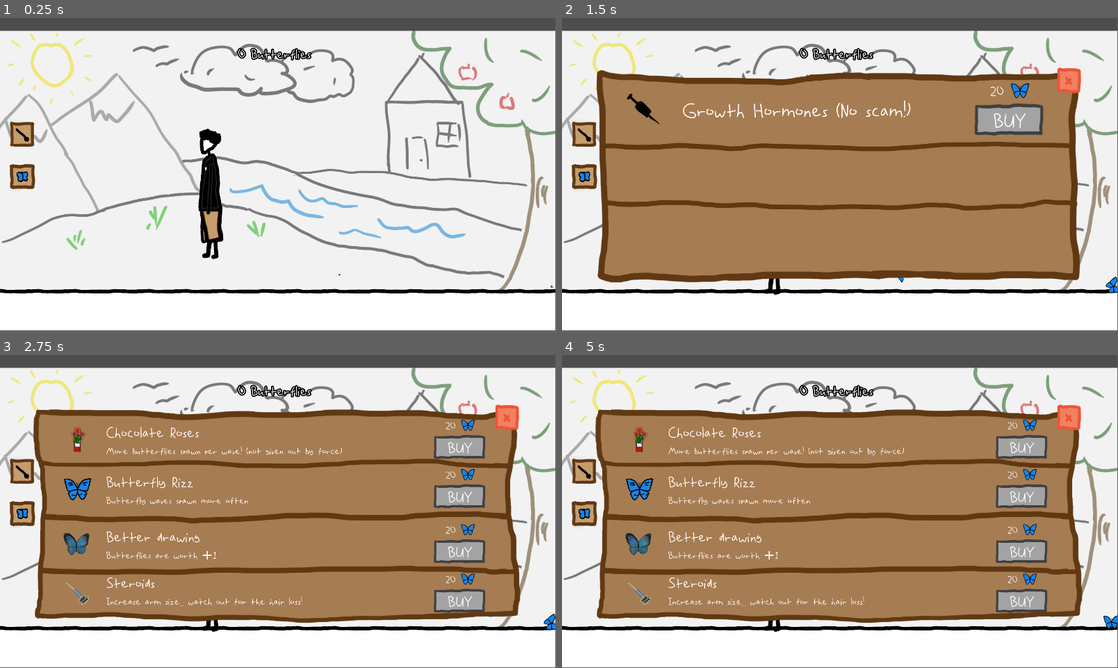
Above: before the commit, frames 1-4 (two rows, left to right).
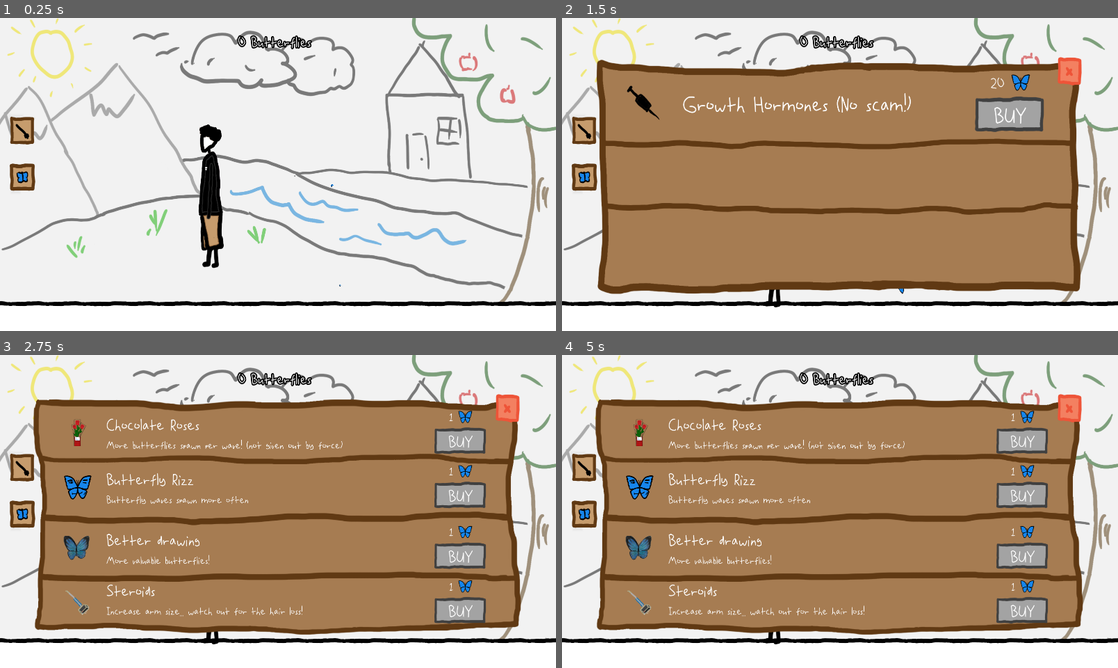
Above: after the commit, the same moments.

Repository: Wish-Granted/Godot-1st-Anniversary-Game
Game: Godot game, scene res://internal/butterflies/Scenes/game_butterfly.tscn
The game is run twice, just before and just after one commit, with the same random seed, the same clock (stepped at 60 frames per second) and the same inputs.
Inputs (mouse positions are in pixels of both pictures, inside the frame that each line leads up to; where the layout moved, square brackets give the same spot in the first picture):
- Up to frame 1 (0.25 s): no input
- Up to frame 2 (1.5 s): click (584, 136) [584, 140] at 0.5 s; click "BUY" at 1.25 s
- Up to frame 3 (2.75 s): click (22, 514) at 2 s
- Up to frame 4 (5 s): click (645, 602) [645, 592] at 2.75 s; click "BUY" at 3.5 s; click (645, 602) [645, 592] at 4.25 s
The window is 799x449 before the commit and 800x450 after it. Grey fills any space a smaller window leaves; there, only what the larger window draws over its background counts as a difference.

The runs differ from the first frame. In frame 1, 20% of the frame differs, in the area x 0-100%, y 0-93%; in frame 2, 26%; in frame 3, 30%; in frame 4, 30%.

Commit message:
Add chocolate rose spawner & butterfly upgrades
Introduce a Chocolate Rose spawner (scene + script) and integrate it into the main game scene. Add butterfly variation support and spawning logic (rizz, improved, dylan, basic variants) in butterfly_spawner, plus an update_max_butterflies helper. Update butterfly.gd to play the correct variation animation on ready. Refactor the shop to use a unified shop_elements mapping, add buy_item handling to apply purchases (spawn roses, increase butterfly counts, adjust spawn chances/timers), wire upgrade buy button connections, and reduce displayed butterfly upgrade costs for testing. Other tweaks: player arm sprite scales for higher arm levels, score_bar label sizing/alignment, camera zoom adjustment, and set project window stretch mode to viewport. Files changed include scenes, scripts, and project.godot.

Diff:
--- a/internal/butterflies/Scenes/butterfly.tscn
+++ b/internal/butterflies/Scenes/butterfly.tscn
@@ -130,7 +130,7 @@
 "texture": SubResource("AtlasTexture_sb6d8")
 }],
 "loop": true,
-"name": &"francia_flapping",
+"name": &"improved_flapping",
 "speed": 7.0
 }, {
 "frames": [{
@@ -138,7 +138,7 @@
 "texture": SubResource("AtlasTexture_vi683")
 }],
 "loop": true,
-"name": &"francia_idle",
+"name": &"improved_idle",
 "speed": 5.0
 }, {
 "frames": [{
@@ -149,7 +149,7 @@
 "texture": SubResource("AtlasTexture_mul1g")
 }],
 "loop": true,
-"name": &"francia_rizz_flapping",
+"name": &"improved_rizz_flapping",
 "speed": 7.0
 }, {
 "frames": [{
@@ -157,7 +157,7 @@
 "texture": SubResource("AtlasTexture_fqkjv")
 }],
 "loop": true,
-"name": &"francia_rizz_idle",
+"name": &"improved_rizz_idle",
 "speed": 5.0
 }]
 
@@ -181,7 +181,7 @@
 
 [node name="AnimatedSprite2D" type="AnimatedSprite2D" parent="CollisionPolygon2D" unique_id=1560919267]
 sprite_frames = SubResource("SpriteFrames_l48ao")
-animation = &"dylan_idle"
+animation = &"improved_idle"
 autoplay = "basic_idle"
 
 [node name="RayCast2D" type="RayCast2D" parent="." unique_id=1758540208]
--- /dev/null
+++ b/internal/butterflies/Scenes/chocolate_rose_spawner.tscn
@@ -0,0 +1,14 @@
+[gd_scene format=3 uid="uid://bpa4bxlwps78j"]
+
+[ext_resource type="Script" uid="uid://eoke74xnq64g" path="res://internal/butterflies/Scripts/chocolate_rose_spawner.gd" id="1_bg2na"]
+[ext_resource type="Texture2D" uid="uid://cdc5elds5sole" path="res://internal/butterflies/Assests/chocolate_rose.png" id="2_xc0bh"]
+
+[node name="Chocolate Rose Spawner" type="Node2D" unique_id=413163488]
+script = ExtResource("1_bg2na")
+width = 1920
+
+[node name="chocolate_rose_0" type="Sprite2D" parent="." unique_id=1146753272]
+visible = false
+position = Vector2(0, 10)
+texture = ExtResource("2_xc0bh")
+offset = Vector2(5, -59)
--- a/internal/butterflies/Scenes/game_butterfly.tscn
+++ b/internal/butterflies/Scenes/game_butterfly.tscn
@@ -6,6 +6,7 @@
 [ext_resource type="PackedScene" uid="uid://is6ymvvqhg6a" path="res://internal/butterflies/Scenes/player.tscn" id="3_pyjba"]
 [ext_resource type="PackedScene" uid="uid://famicpuqvygt" path="res://internal/butterflies/Scenes/butterfly_spawner.tscn" id="4_t182p"]
 [ext_resource type="PackedScene" uid="uid://05ko2r1kk5rh" path="res://internal/butterflies/Scenes/score_bar.tscn" id="6_pyjba"]
+[ext_resource type="PackedScene" uid="uid://bpa4bxlwps78j" path="res://internal/butterflies/Scenes/chocolate_rose_spawner.tscn" id="7_roiwj"]
 [ext_resource type="PackedScene" uid="uid://blig6d54h7h7i" path="res://internal/butterflies/Scenes/shop_buttons.tscn" id="7_t182p"]
 [ext_resource type="PackedScene" uid="uid://cwashti8qbil8" path="res://internal/butterflies/Scenes/shop.tscn" id="8_m5ffy"]
 [ext_resource type="PackedScene" uid="uid://cmsfisy7udl8c" path="res://internal/butterflies/Scenes/close_uis.tscn" id="9_8lbuh"]
@@ -117,6 +118,9 @@
 position = Vector2(0, 500)
 shape = SubResource("WorldBoundaryShape2D_8lbuh")
 
+[node name="Chocolate Rose Spawner" parent="." unique_id=413163488 instance=ExtResource("7_roiwj")]
+position = Vector2(0, 400)
+
 [node name="TileMapLayer" type="TileMapLayer" parent="." unique_id=386802069]
 scale = Vector2(0.5, 0.5)
 tile_map_data = PackedByteArray("AAD4/wMAAAAEAAAAAAD4/wQAAAAJAAAAAAD5/wMAAAAEAAAAAAD5/wQAAAAJAAAAAAD6/wMAAAAEAAAAAAD6/w …(784 unchanged characters)…
@@ -129,6 +133,7 @@
 position = Vector2(-960, -495)
 
 [node name="Camera2D" type="Camera2D" parent="." unique_id=1183530398]
+zoom = Vector2(1, 1.1)
 
 [node name="Score_Bar" parent="." unique_id=1088130321 instance=ExtResource("6_pyjba")]
 offset_left = -136.0
--- a/internal/butterflies/Scenes/score_bar.tscn
+++ b/internal/butterflies/Scenes/score_bar.tscn
@@ -22,9 +22,11 @@
 script = ExtResource("1_n4rab")
 
 [node name="Butterfly_Counter_Label" type="Label" parent="." unique_id=467470541]
+custom_minimum_size = Vector2(360, 0)
 layout_mode = 2
 text = " Butterflies "
 label_settings = SubResource("LabelSettings_ko2g4")
+horizontal_alignment = 1
 
 [node name="Butterfly_Display" type="HBoxContainer" parent="." unique_id=1813896316]
 layout_mode = 2
--- a/internal/butterflies/Scenes/shop.tscn
+++ b/internal/butterflies/Scenes/shop.tscn
@@ -322,7 +322,7 @@
 
 [node name="Cost" type="Label" parent="Shop Butterfly/Upgrade1/CostBuy/HBoxContainer" unique_id=580526886]
 layout_mode = 2
-text = "20 "
+text = "1 "
 label_settings = SubResource("LabelSettings_bpve2")
 horizontal_alignment = 1
 
@@ -389,7 +389,7 @@
 
 [node name="Cost" type="Label" parent="Shop Butterfly/Upgrade2/CostBuy/HBoxContainer" unique_id=2019295367]
 layout_mode = 2
-text = "20 "
+text = "1 "
 label_settings = SubResource("LabelSettings_bpve2")
 horizontal_alignment = 1
 
@@ -443,7 +443,7 @@
 [node name="Description" type="Label" parent="Shop Butterfly/Upgrade3/VBoxContainer" unique_id=1643280150]
 layout_mode = 2
 size_flags_vertical = 2
-text = "Butterflies are worth +1"
+text = "More valuable butterflies!"
 label_settings = SubResource("LabelSettings_gnrr2")
 
 [node name="Label" type="Button" parent="Shop Butterfly/Upgrade3" unique_id=1112717899]
@@ -468,7 +468,7 @@
 
 [node name="Cost" type="Label" parent="Shop Butterfly/Upgrade3/CostBuy/HBoxContainer" unique_id=1960933992]
 layout_mode = 2
-text = "20 "
+text = "1 "
 label_settings = SubResource("LabelSettings_bpve2")
 horizontal_alignment = 1
 
@@ -534,7 +534,7 @@
 
 [node name="Cost" type="Label" parent="Shop Butterfly/Upgrade4/CostBuy/HBoxContainer" unique_id=1230325541]
 layout_mode = 2
-text = "20 "
+text = "1 "
 label_settings = SubResource("LabelSettings_bpve2")
 horizontal_alignment = 1
 
@@ -578,4 +578,7 @@
 [connection signal="pressed" from="Shop Arm/Arm1/CostBuy/Buy_Button" to="." method="_on_arm1_buy_button_pressed"]
 [connection signal="pressed" from="Shop Arm/Arm2/CostBuy/Buy_Button" to="." method="_on_arm2_buy_button_pressed"]
 [connection signal="pressed" from="Shop Arm/Arm3/CostBuy/Buy_Button" to="." method="_on_arm3_buy_button_pressed"]
+[connection signal="pressed" from="Shop Butterfly/Upgrade1/CostBuy/Buy_Button" to="." method="_on_upgrade1_buy_button_pressed"]
+[connection signal="pressed" from="Shop Butterfly/Upgrade2/CostBuy/Buy_Button" to="." method="_on_upgrade2_buy_button_pressed"]
+[connection signal="pressed" from="Shop Butterfly/Upgrade3/CostBuy/Buy_Button" to="." method="_on_upgrade3_buy_button_pressed"]
 [connection signal="pressed" from="Close Button" to="." method="_on_close_button_pressed"]
--- a/internal/butterflies/Scripts/butterfly.gd
+++ b/internal/butterflies/Scripts/butterfly.gd
@@ -27,8 +27,11 @@
 var rotation_timeout = false
 
 var butterfly_variation := "basic"
+# basic, basic_rizz, improved, improved_rizz, dylan
 
 func _ready() -> void:
+	sprite_butterfly.play("%s_idle" %butterfly_variation)
+
 	collision_polygon.scale = Vector2(0,0)
 	var size = randf_range(min_size, max_size)
 	var size_tween = collision_polygon.create_tween()
@@ -36,7 +39,6 @@
 	size_tween.tween_property(collision_polygon, "scale", Vector2(size, size), 1.5)
 	size_tween.tween_callback(func(): do_idle())
 	print_if_debug("butterfly_size: ", snappedf(size,0.01))
-	#collision_polygon.scale = Vector2(size, size)
 
 func _physics_process(delta: float) -> void:
 	#if doing nothing
--- a/internal/butterflies/Scripts/butterfly_spawner.gd
+++ b/internal/butterflies/Scripts/butterfly_spawner.gd
@@ -8,11 +8,14 @@
 @onready var butterflies = $Butterflies
 @onready var wave_timer = $"Wave Timer"
 
-var total_alive_butterflies = 0
-var total_butterflies_spawned = 0
+var total_alive_butterflies := 0
+var total_butterflies_spawned := 0
 var time_between_waves := 5
 var number_of_butterflies_each_wave := 2
 var max_butterflies = number_of_butterflies_each_wave * 5
+
+var rizz_butterfly_chance := 0.0
+var improved_butterfly_chance := 0.0
 
 func _ready() -> void:
 	debug_border.clear_points()
@@ -37,6 +40,30 @@
 		new_butterfly.position = spawn_position
 		new_butterfly.rotation_degrees = randi_range(0,360)
 		new_butterfly.visible = false
+
+		var rizz: bool
+		var improved: bool
+		var dylan: bool
+
+		if randi_range(0,1) < rizz_butterfly_chance: # eg change is 0.1
+			rizz = true
+		if randi_range(0,1) < improved_butterfly_chance:
+			improved = true
+		if randi_range(0,1) < 0.01:
+			dylan = true
+
+		if not rizz and not improved:
+			new_butterfly.butterfly_variation = "basic"
+		elif rizz and not improved:
+			new_butterfly.butterfly_variation = "basic_rizz"
+		elif not rizz and improved:
+			new_butterfly.butterfly_variation = "improved"
+		elif rizz and improved and not dylan:
+			new_butterfly.butterfly_variation = "improved_rizz"
+		elif rizz and improved and dylan:
+			new_butterfly.butterfly_variation = "dylan"
+
+
 		new_butterflies.append(new_butterfly)
 		butterflies.add_child(new_butterfly)
 		total_butterflies_spawned += 1
@@ -51,3 +78,6 @@
 	wave_timer.start()
 	await wave_timer.timeout
 	do_wave_loop()
+
+func update_max_butterflies():
+	max_butterflies = number_of_butterflies_each_wave * 5
--- /dev/null
+++ b/internal/butterflies/Scripts/chocolate_rose_spawner.gd
@@ -0,0 +1,23 @@
+extends Node2D
+
+@export var width : int
+
+@onready var chocolate_rose_0 = $chocolate_rose_0
+
+var total_roses := 0
+
+func add_new_rose():
+	total_roses += 1
+	var new_rose = chocolate_rose_0.duplicate(true)
+
+	var x_offset = randi_range(-960, 960)
+	var new_rotation = randi_range(-20, 20)
+	var new_size = randf_range(0.5,1.0)
+
+	new_rose.name = "chocolate_rose_" + str(total_roses)
+	new_rose.position.x = x_offset
+	new_rose.rotation_degrees = new_rotation
+	new_rose.scale = Vector2(new_size, new_size)
+	new_rose.visible = true
+
+	self.add_child(new_rose)
--- a/internal/butterflies/Scripts/player.gd
+++ b/internal/butterflies/Scripts/player.gd
@@ -78,5 +78,7 @@
 
 func update_arm_sprite(new_arm_level: int) -> void:
 	arm_level = new_arm_level
+	if arm_level >= 2:
+		sprite_arm.scale = Vector2(1,1.5)
 	sprite_arm.play("arm_%s" %arm_level)
 	animation_player_arm_collision.play("arm_%s" %arm_level)
--- a/internal/butterflies/Scripts/shop.gd
+++ b/internal/butterflies/Scripts/shop.gd
@@ -6,6 +6,9 @@
 @onready var score_bar = $"../Score_Bar"
 
 @onready var player = $"../Player"
+
+@onready var chocolate_rose_spawner = $"../Chocolate Rose Spawner"
+@onready var butterfly_spawner = $"../Butterfly Spawner"
 
 const shop_arm_bg = preload("res://internal/butterflies/Assests/Shop/Shop BG Arm.png")
 const shop_butterfly_bg = preload("res://internal/butterflies/Assests/Shop/Shop BG Butterfly.png")
@@ -19,6 +22,7 @@
 	shop_elements = {
 	"arm": {
 		"1": {
+			"id"          : "arm1",
 			"container"   : $"Shop Arm/Arm1",
 			"icon"        : $"Shop Arm/Arm1/Icon",
 			"cost_and_buy": $"Shop Arm/Arm1/CostBuy",
@@ -26,6 +30,7 @@
 			"buy_button"  : $"Shop Arm/Arm1/CostBuy/Buy_Button"
 		},
 		"2": {
+			"id"          : "arm2",
 			"container"   : $"Shop Arm/Arm2",
 			"icon"        : $"Shop Arm/Arm2/Icon",
 			"cost_and_buy": $"Shop Arm/Arm2/CostBuy",
@@ -33,6 +38,7 @@
 			"buy_button"  : $"Shop Arm/Arm2/CostBuy/Buy_Button"
 		},
 		"3": {
+			"id"          : "arm3",
 			"container"   : $"Shop Arm/Arm3",
 			"icon"        : $"Shop Arm/Arm3/Icon",
 			"cost_and_buy": $"Shop Arm/Arm3/CostBuy",
@@ -41,26 +47,37 @@
 		}
 	},
 	"butterfly": {
-		"upgrade1": {
+		"1": {
+			"id"          : "butterfly1",
 			"container"   : $"Shop Butterfly/Upgrade1",
 			"icon"        : $"Shop Butterfly/Upgrade1/Icon",
 			"cost_and_buy": $"Shop Butterfly/Upgrade1/CostBuy",
 			"cost"        : $"Shop Butterfly/Upgrade1/CostBuy/HBoxContainer/Cost",
 			"buy_button"  : $"Shop Butterfly/Upgrade1/CostBuy/Buy_Button"
 		},
-		"upgrade2": {
+		"2": {
+			"id"          : "butterfly2",
 			"container"   : $"Shop Butterfly/Upgrade2",
 			"icon"        : $"Shop Butterfly/Upgrade2/Icon",
 			"cost_and_buy": $"Shop Butterfly/Upgrade2/CostBuy",
 			"cost"        : $"Shop Butterfly/Upgrade2/CostBuy/HBoxContainer/Cost",
 			"buy_button"  : $"Shop Butterfly/Upgrade2/CostBuy/Buy_Button"
 		},
-		"upgrade3": {
+		"3": {
+			"id"          : "butterfly3",
 			"container"   : $"Shop Butterfly/Upgrade3",
 			"icon"        : $"Shop Butterfly/Upgrade3/Icon",
 			"cost_and_buy": $"Shop Butterfly/Upgrade3/CostBuy",
 			"cost"        : $"Shop Butterfly/Upgrade3/CostBuy/HBoxContainer/Cost",
 			"buy_button"  : $"Shop Butterfly/Upgrade3/CostBuy/Buy_Button"
+		},
+		"4": {
+			"id"          : "butterfly4",
+			"container"   : $"Shop Butterfly/Upgrade4",
+			"icon"        : $"Shop Butterfly/Upgrade4/Icon",
+			"cost_and_buy": $"Shop Butterfly/Upgrade4/CostBuy",
+			"cost"        : $"Shop Butterfly/Upgrade4/CostBuy/HBoxContainer/Cost",
+			"buy_button"  : $"Shop Butterfly/Upgrade4/CostBuy/Buy_Button"
 		}
 	}
 }
@@ -117,20 +134,42 @@
 		else:
 			set_shader(shop_item["buy_button"], true)
 
+func buy_item(upgrade: Dictionary) -> void:
+	#upgrade should be as shop_elements[shop][upgrade_number]
+	var cost = int(upgrade["cost"].text)
+	if score_bar.current_butterfly_count >= cost:
+		score_bar.update_score(cost*-1)
+		if "arm" in upgrade["id"]:
+			player.update_arm_sprite(int(str(upgrade["id"]).get_slice("arm", 1)))
+			update_shop("arm")
+		elif "butterfly" in upgrade["id"]:
+			if upgrade["id"] == "butterfly1":
+				chocolate_rose_spawner.add_new_rose()
+				butterfly_spawner.number_of_butterflies_each_wave += 100
+				butterfly_spawner.update_max_butterflies()
+			elif upgrade["id"] == "butterfly2":
+				butterfly_spawner.rizz_butterfly_chance += 0.05
+				butterfly_spawner.time_between_waves -= 0.2
+			elif upgrade["id"] == "butterfly3":
+				butterfly_spawner.improved_butterfly_chance += 0.1
+			elif upgrade["id"] == "butterfly4":
+				pass
+
+
 func _on_arm1_buy_button_pressed() -> void:
-	if score_bar.current_butterfly_count >= int(shop_elements["arm"]["1"]["cost"].text):
-		score_bar.update_score(-20)
-		player.update_arm_sprite(1)
-		update_shop("arm")
+	buy_item(shop_elements["arm"]["1"])
 
 func _on_arm2_buy_button_pressed() -> void:
-	if score_bar.current_butterfly_count >= int(shop_elements["arm"]["1"]["cost"].text):
-		score_bar.update_score(-100)
-		player.update_arm_sprite(1)
-		update_shop("arm")
+	buy_item(shop_elements["arm"]["2"])
 
 func _on_arm3_buy_button_pressed() -> void:
-	if score_bar.current_butterfly_count >= int(shop_elements["arm"]["1"]["cost"].text):
-		score_bar.update_score(-1000)
-		player.update_arm_sprite(1)
-		update_shop("arm")
+	buy_item(shop_elements["arm"]["3"])
+
+func _on_upgrade1_buy_button_pressed() -> void:
+	buy_item(shop_elements["butterfly"]["1"])
+
+func _on_upgrade2_buy_button_pressed() -> void:
+	buy_item(shop_elements["butterfly"]["2"])
+
+func _on_upgrade3_buy_button_pressed() -> void:
+	buy_item(shop_elements["butterfly"]["3"])
--- a/project.godot
+++ b/project.godot
@@ -20,6 +20,7 @@
 window/size/viewport_width=1920
 window/size/viewport_height=1080
 window/size/mode=2
+window/stretch/mode="viewport"
 
 [input]
 
Not shown, added: internal/butterflies/Scripts/chocolate_rose_spawner.gd.uid
